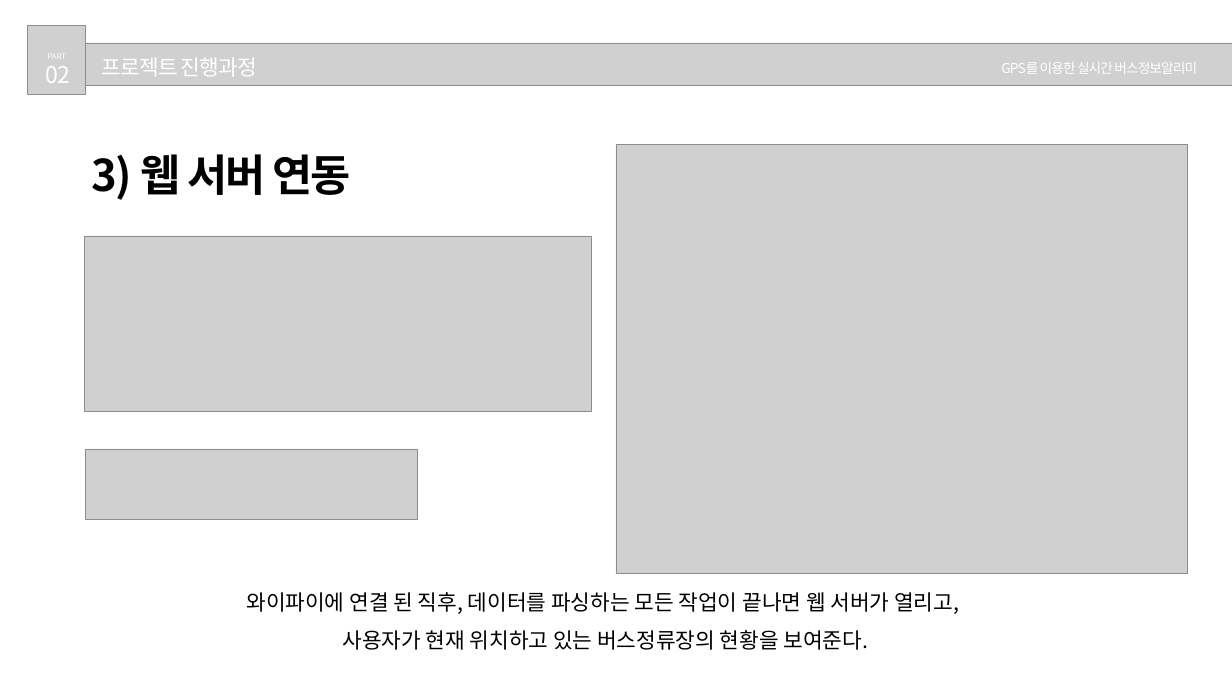
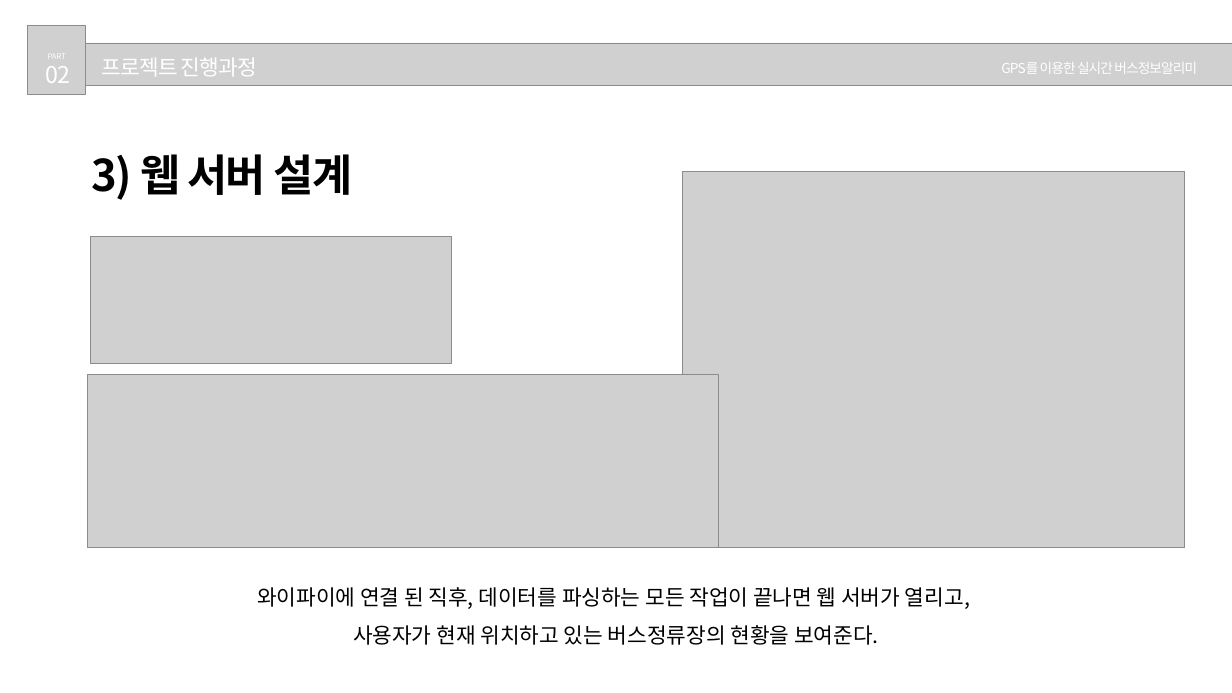
Before and after one commit to Hwan0808/Capstone_Project, a slide deck: slide 7 of 종합프로젝트설계_발표자료.pptx. Drawn at 1232x693 pixels with LibreOffice and Linux fonts; fonts in the diff are those of the drawing; grey boxes stand for pictures. Boxes give left, top, right and bottom in pixels: in the first picture for what was removed or moved away, otherwise in the second. Text is boxed around its words. In the diff, an @@ line names an element or a change of style, - is before the commit and + after.

```diff
--- a/종합프로젝트설계_발표자료.pptx
+++ b/종합프로젝트설계_발표자료.pptx
@@ text at (x1=92, y1=154, x2=353, y2=200): text changed @@
-3) 웹 서버 연동
+3) 웹 서버 설계
@@ picture resized from (x1=616, y1=145, x2=1187, y2=573) to (x1=683, y1=171, x2=1185, y2=548) @@
@@ picture resized from (x1=84, y1=236, x2=591, y2=411) to (x1=90, y1=236, x2=452, y2=363) @@
@@ picture added at (x1=87, y1=375, x2=719, y2=548) @@
@@ picture removed at (x1=86, y1=449, x2=417, y2=520) @@
@@ text "와이파이에 연결 된 직후, 데이터를 ..." moved from (x1=246, y1=592, x2=959, y2=650) to (x1=257, y1=587, x2=970, y2=645) @@
```
Also in this commit, not shown: 6 other slides changed, 3 slides removed.
